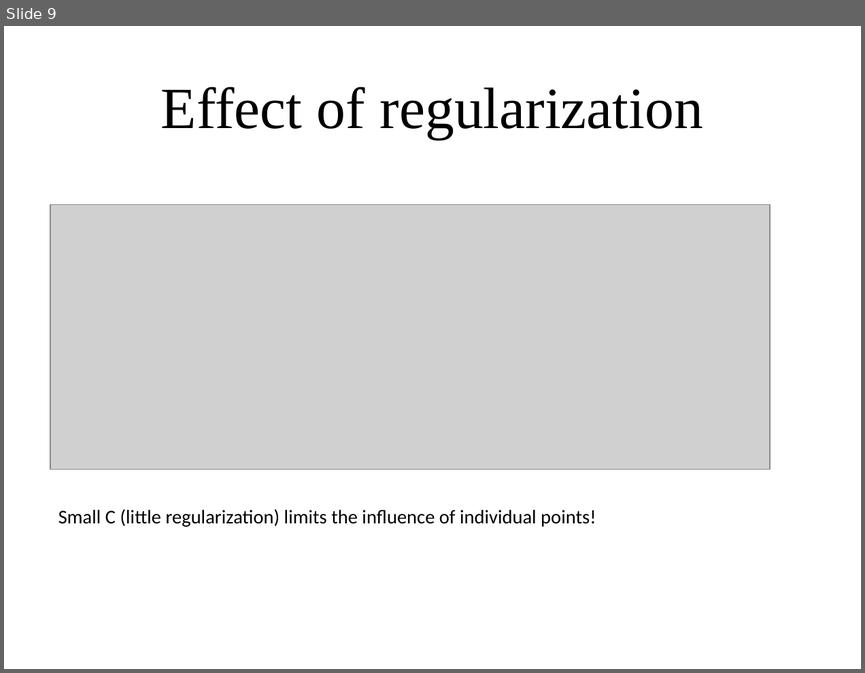
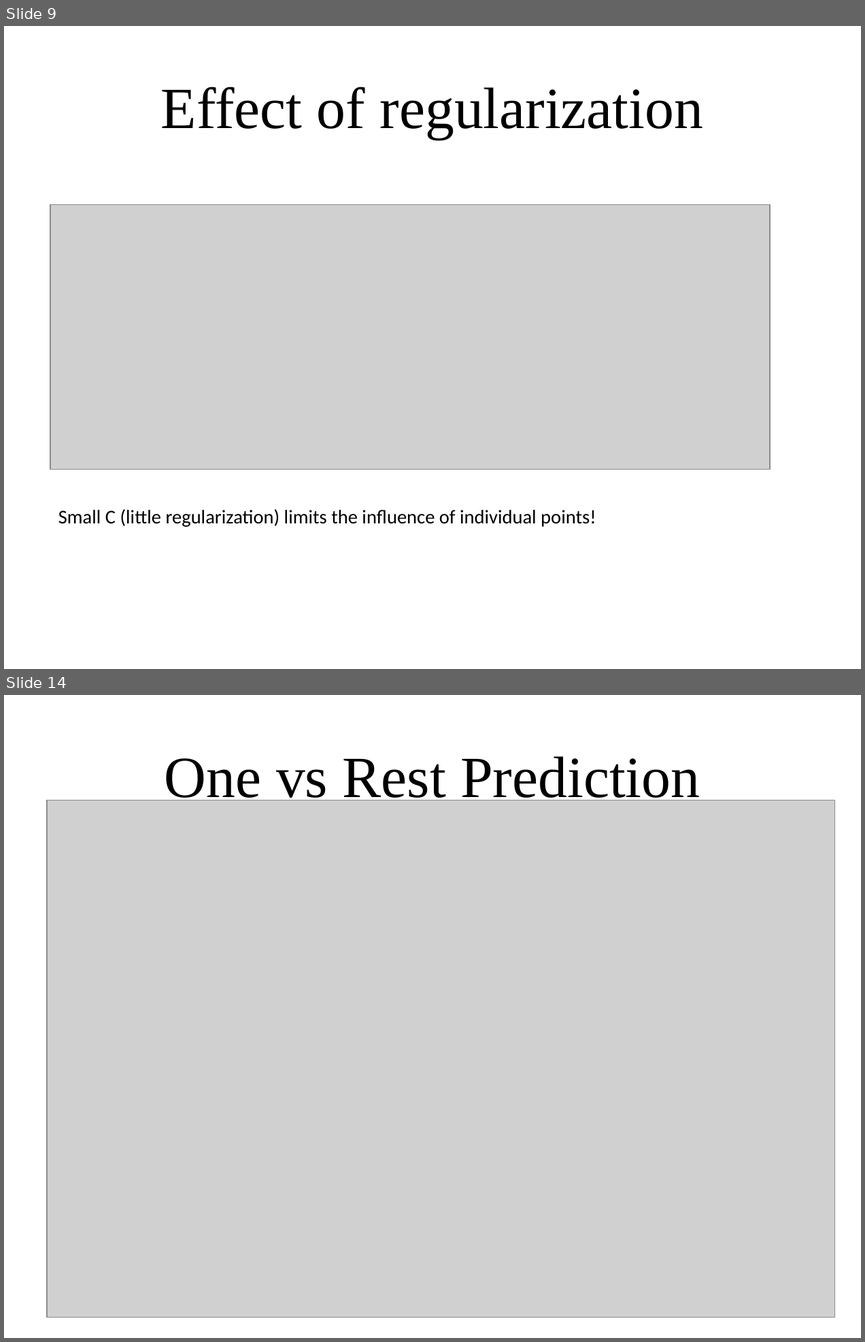
Before and after one commit to amueller/applied_ml_spring_2017, a slide deck: slides/aml-06-020617.odp. Shown one above the other, each under a label of ours: slide 9 before the commit, slides 9 and 14 after it; the slides between them are not shown. The pictures are 865x673 and 865x1342 pixels, drawn with LibreOffice and Linux fonts; fonts in the diff are those of the drawing; grey boxes stand for pictures. Boxes give left, top, right and bottom in pixels: in the first picture for what was removed or moved away, otherwise in the second. Text is boxed around its words. In the diff, an @@ line names an element or a change of style, - is before the commit and + after.

```diff
--- a/slides/aml-06-020617.odp
+++ b/slides/aml-06-020617.odp
@@ slide 14 added at bbox=[4, 695, 861, 1338], background #FFFFFF @@
@@ title added at bbox=[164, 756, 700, 808], 54 pt, text #000000 @@
+One vs Rest Prediction
@@ picture added at bbox=[47, 800, 835, 1317] @@
```
Also in this commit, not shown: 1 slide changed, 9 other slides added, 1 slide removed, 1 other file.
